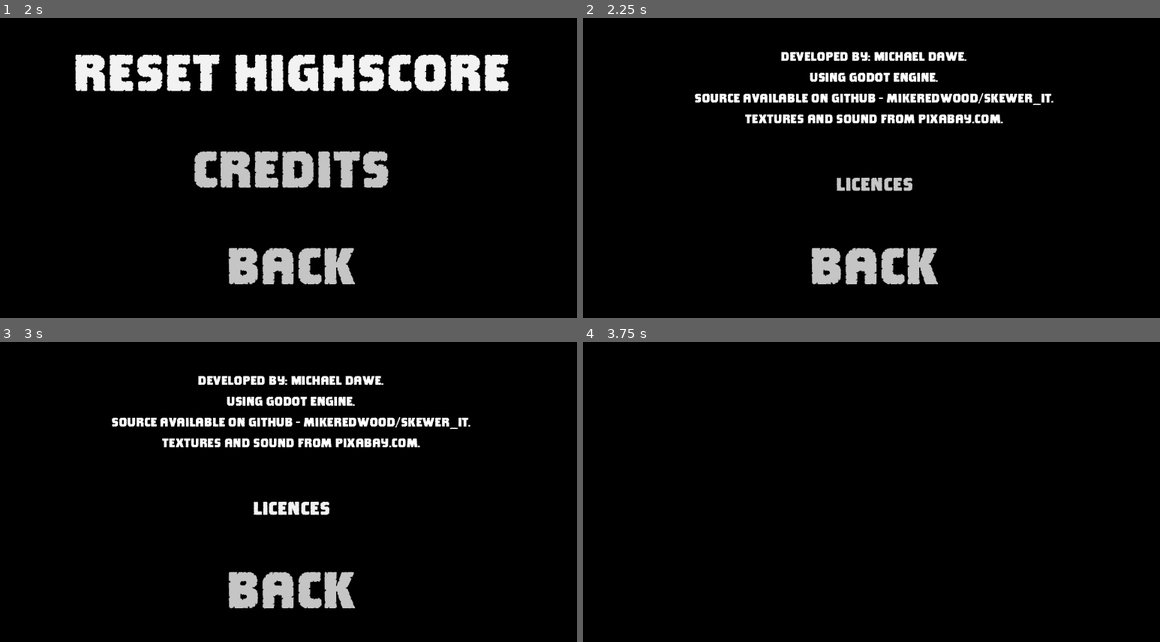
Above: before the commit, frames 1-4 (two rows, left to right).
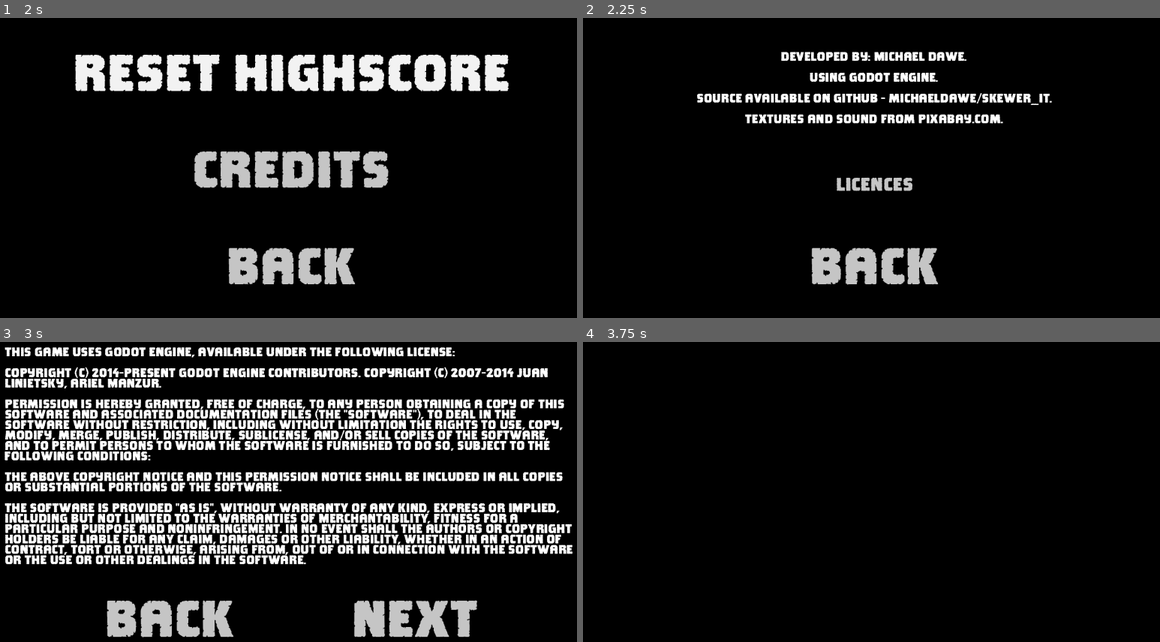
Above: after the commit, the same moments.

Repository: MichaelDawe/skewer_it
Game: Godot game, scene res://main.tscn
The game is run twice, just before and just after one commit, with the same random seed, the same clock (stepped at 60 frames per second) and the same inputs.
Inputs:
- Up to frame 1 (2 s): click "OPTIONS" at 0.5 s; click "reset highscore" at 1.25 s
- Up to frame 2 (2.25 s): click "credits" at 2 s
- Up to frame 3 (3 s): click "licences" at 2.75 s
- Up to frame 4 (3.75 s): click "back" at 3.5 s

Frame 1 is identical in both runs. In frame 2, 1.3% of the frame differs, in the area x 19-82%, y 25-29%; in frame 3, 39%, in the area x 0-100%, y 1-99%; in frame 4, nothing differs.

Commit message:
fixed licences and added reset for highscore

Diff:
--- a/background.gdshader
+++ b/background.gdshader
@@ -1,5 +1,7 @@
 shader_type spatial;
-render_mode unshaded, cull_disabled;
+render_mode unshaded;
+
+uniform vec3 background;
 
 float random(vec2 par){
    return fract(sin(dot(par.xy,vec2(12.9898,78.233))) * 43758.5453);
@@ -11,9 +13,6 @@
 }
 
 void fragment() {
-	vec3 background = vec3(0.0, 0.1, 0.35);
-	vec3 colour = vec3(1.0, 1.0, 1.0);
-
 	float t = TIME * 0.01;
     float layers = 6.0;
     vec2 centre = vec2(0.5, 0.5);
@@ -60,5 +59,5 @@
     float vig = uv.x*uv.y * 10.0; //multiply with sth for intensity
     vig = pow(vig, 0.5) + 0.5; //change pow for modifying the extend of the  vignette
 
-    ALBEDO = vec3(stars * 1.3, stars * 1.1, stars) * colour + background * vig;
+    ALBEDO = (vec3(stars) * (1.0 - background)) + (background * vig);
 }
--- a/credits.gd
+++ b/credits.gd
@@ -18,4 +18,6 @@
 
 
 func _on_licences_pressed():
-	pass # Replace with function body.
+	var licences = preload("res://licences.tscn").instantiate()
+	get_node("/root/main").add_child(licences)
+	queue_free()
--- a/credits.tscn
+++ b/credits.tscn
@@ -56,7 +56,7 @@
 
 Using Godot engine.
 
-source available on github - mikeredwood/skewer_it.
+source available on github - michaeldawe/skewer_it.
 
 Textures and sound from pixabay.com."
 fit_content = true
--- a/hud.gd
+++ b/hud.gd
@@ -7,7 +7,7 @@
 
 
 # Called every frame. 'delta' is the elapsed time since the previous frame.
-func _process(delta):
+func _process(_delta):
 	pass
 
 
--- a/licences.gd
+++ b/licences.gd
@@ -3,17 +3,7 @@
 var index = 0
 # Called when the node enters the scene tree for the first time.
 func _ready():
-	$VBoxContainer/licencetext.set_text(
-				'This game uses Godot Engine, available under the following license:
-
-Copyright (c) 2014-present Godot Engine contributors. Copyright (c) 2007-2014 Juan Linietsky, Ariel Manzur.
-
-Permission is hereby granted, free of charge, to any person obtaining a copy of this software and associated documentation files (the "Software"), to deal in the Software without restriction, including without limitation the rights to use, copy, modify, merge, publish, distribute, sublicense, and/or sell copies of the Software, and to permit persons to whom the Software is furnished to do so, subject to the following conditions:
-
-The above copyright notice and this permission notice shall be included in all copies or substantial portions of the Software.
-
-THE SOFTWARE IS PROVIDED "AS IS", WITHOUT WARRANTY OF ANY KIND, EXPRESS OR IMPLIED, INCLUDING BUT NOT LIMITED TO THE WARRANTIES OF MERCHANTABILITY, FITNESS FOR A PARTICULAR PURPOSE AND NONINFRINGEMENT. IN NO EVENT SHALL THE AUTHORS OR COPYRIGHT HOLDERS BE LIABLE FOR ANY CLAIM, DAMAGES OR OTHER LIABILITY, WHETHER IN AN ACTION OF CONTRACT, TORT OR OTHERWISE, ARISING FROM, OUT OF OR IN CONNECTION WITH THE SOFTWARE OR THE USE OR OTHER DEALINGS IN THE SOFTWARE.'
-			)
+	pass
 
 
 # Called every frame. 'delta' is the elapsed time since the previous frame.
@@ -31,7 +21,7 @@
 	match index:
 		0:
 			index += 1
-			$VBoxContainer/licencetext.set_text(
+			$VBoxContainer/MarginContainer/licencetext.set_text(
 				'Godot includes ENet, available under the following license:
 
 Copyright (c) 2002-2020 Lee Salzman
@@ -44,7 +34,7 @@
 )
 		1:
 			index += 1
-			$VBoxContainer/licencetext.set_text(
+			$VBoxContainer/MarginContainer/licencetext.set_text(
 				'Godot includes mbed TLS, available under the following license:
 
 Copyright The Mbed TLS Contributors
@@ -57,10 +47,10 @@
 )
 		2:
 			index += 1
-			$VBoxContainer/licencetext.set_text(
+			$VBoxContainer/MarginContainer/licencetext.set_text(
 				'Godot uses FreeType to render fonts, available under the following license:
 
-Portions of this software are copyright © <year> The FreeType Project (www.freetype.org). All rights reserved.'
+Portions of this software are copyright © 2023 The FreeType Project (www.freetype.org). All rights reserved.'
 )
 		3:
 			var credits = preload("res://credits.tscn").instantiate()
--- a/licences.tscn
+++ b/licences.tscn
@@ -53,18 +53,31 @@
 size_flags_vertical = 3
 theme_override_styles/separator = SubResource("StyleBoxFlat_xy8bo")
 
-[node name="licencetext" type="RichTextLabel" parent="VBoxContainer"]
+[node name="MarginContainer" type="MarginContainer" parent="VBoxContainer"]
+layout_mode = 2
+theme_override_constants/margin_left = 25
+theme_override_constants/margin_right = 25
+
+[node name="licencetext" type="RichTextLabel" parent="VBoxContainer/MarginContainer"]
 material = SubResource("ShaderMaterial_chplw")
+clip_contents = false
 layout_mode = 2
-size_flags_horizontal = 4
-size_flags_vertical = 4
+size_flags_vertical = 3
 theme_override_fonts/normal_font = ExtResource("2_00oex")
 theme_override_font_sizes/normal_font_size = 24
-bbcode_enabled = true
-text = "[center]Licence..."
+text = "This game uses Godot Engine, available under the following license:
+
+Copyright (c) 2014-present Godot Engine contributors. Copyright (c) 2007-2014 Juan Linietsky, Ariel Manzur.
+
+Permission is hereby granted, free of charge, to any person obtaining a copy of this software and associated documentation files (the \"Software\"), to deal in the Software without restriction, including without limitation the rights to use, copy, modify, merge, publish, distribute, sublicense, and/or sell copies of the Software, and to permit persons to whom the Software is furnished to do so, subject to the following conditions:
+
+The above copyright notice and this permission notice shall be included in all copies or substantial portions of the Software.
+
+THE SOFTWARE IS PROVIDED \"AS IS\", WITHOUT WARRANTY OF ANY KIND, EXPRESS OR IMPLIED, INCLUDING BUT NOT LIMITED TO THE WARRANTIES OF MERCHANTABILITY, FITNESS FOR A PARTICULAR PURPOSE AND NONINFRINGEMENT. IN NO EVENT SHALL THE AUTHORS OR COPYRIGHT HOLDERS BE LIABLE FOR ANY CLAIM, DAMAGES OR OTHER LIABILITY, WHETHER IN AN ACTION OF CONTRACT, TORT OR OTHERWISE, ARISING FROM, OUT OF OR IN CONNECTION WITH THE SOFTWARE OR THE USE OR OTHER DEALINGS IN THE SOFTWARE.
+			"
 fit_content = true
 scroll_active = false
-autowrap_mode = 0
+autowrap_mode = 2
 
 [node name="MiddleSpacer" type="HSeparator" parent="VBoxContainer"]
 layout_mode = 2
--- a/main.tscn
+++ b/main.tscn
@@ -8,6 +8,7 @@
 [sub_resource type="ShaderMaterial" id="ShaderMaterial_wdsa6"]
 render_priority = 0
 shader = ExtResource("1_gf3yw")
+shader_parameter/background = Vector3(0, 0.12, 0.4)
 
 [node name="main" type="Node3D"]
 script = ExtResource("1_cqorg")
--- a/menu.gd
+++ b/menu.gd
@@ -6,7 +6,8 @@
 	var highscore = ""
 	if FileAccess.file_exists("user://highscore.res"):
 		var file = FileAccess.open("user://highscore.res", FileAccess.READ)
-		highscore = "highscore: " + file.get_as_text()
+		highscore = "highscore: " + str(file.get_32())
+		file.close
 	$VBoxContainer/Highscore.set_text(highscore)
 
 
--- a/options.gd
+++ b/options.gd
@@ -21,3 +21,9 @@
 	var menu = preload("res://menu.tscn").instantiate()
 	get_node("/root/main").add_child(menu)
 	queue_free()
+
+
+func _on_reset_score_pressed():
+	var file = FileAccess.open("user://highscore.res", FileAccess.WRITE)
+	file.store_32(0)
+	file.close
--- a/options.tscn
+++ b/options.tscn
@@ -83,5 +83,6 @@
 size_flags_vertical = 3
 theme_override_styles/separator = SubResource("StyleBoxFlat_qhcnr")
 
+[connection signal="pressed" from="VBoxContainer/Reset Score" to="." method="_on_reset_score_pressed"]
 [connection signal="pressed" from="VBoxContainer/Credits" to="." method="_on_credits_pressed"]
 [connection signal="pressed" from="VBoxContainer/Back" to="." method="_on_back_pressed"]
--- a/tutorial.gd
+++ b/tutorial.gd
@@ -14,10 +14,11 @@
 func _on_close_pressed():
 	var file = FileAccess.open("user://data.res", FileAccess.WRITE)
 	file.store_var(true)
-	# set main scene into play mode
-	get_node("/root/main").mode = 1
+	file.close
 	# load the hud scene
 	var hud = preload("res://hud.tscn").instantiate()
 	get_node("/root/main").add_child(hud)
+	# set main scene into play mode
+	get_node("/root/main").mode = 1
 	# kill the tutorial
 	queue_free()
Not shown: 2 places in credits.tscn that only renumber resources
